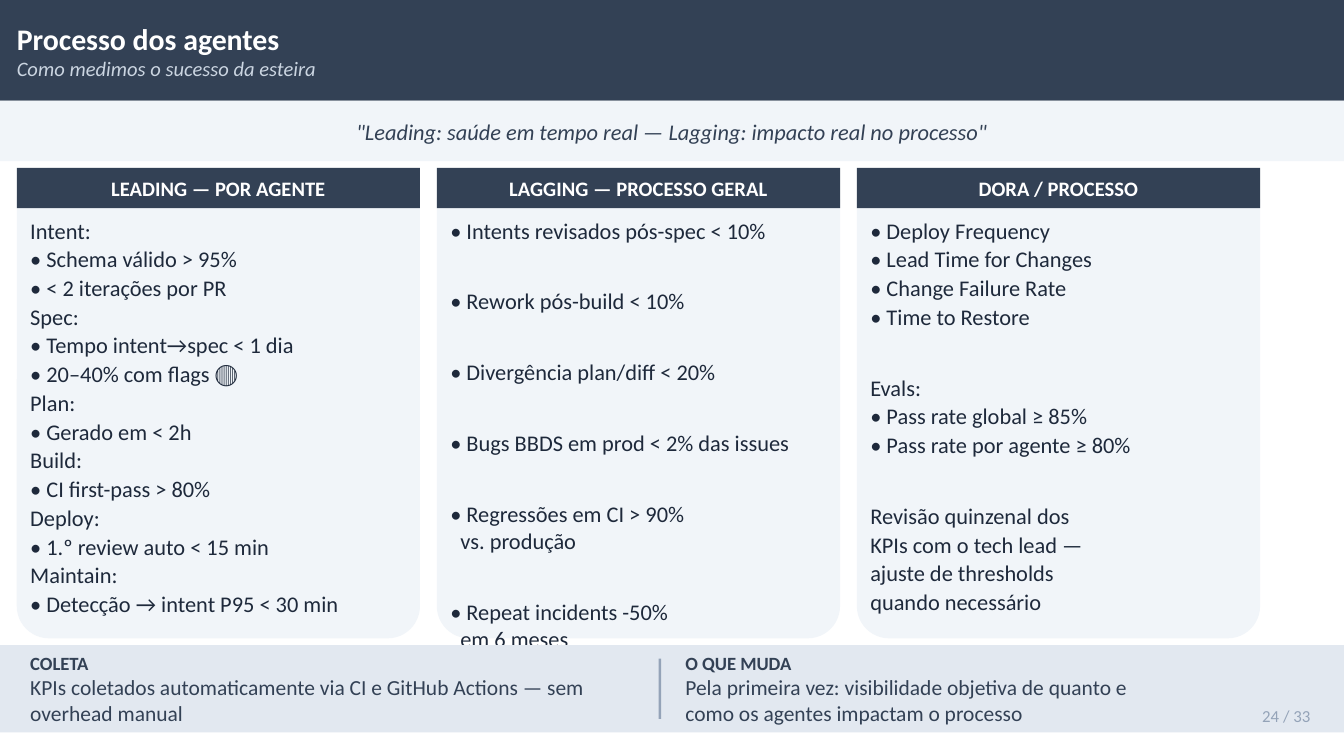
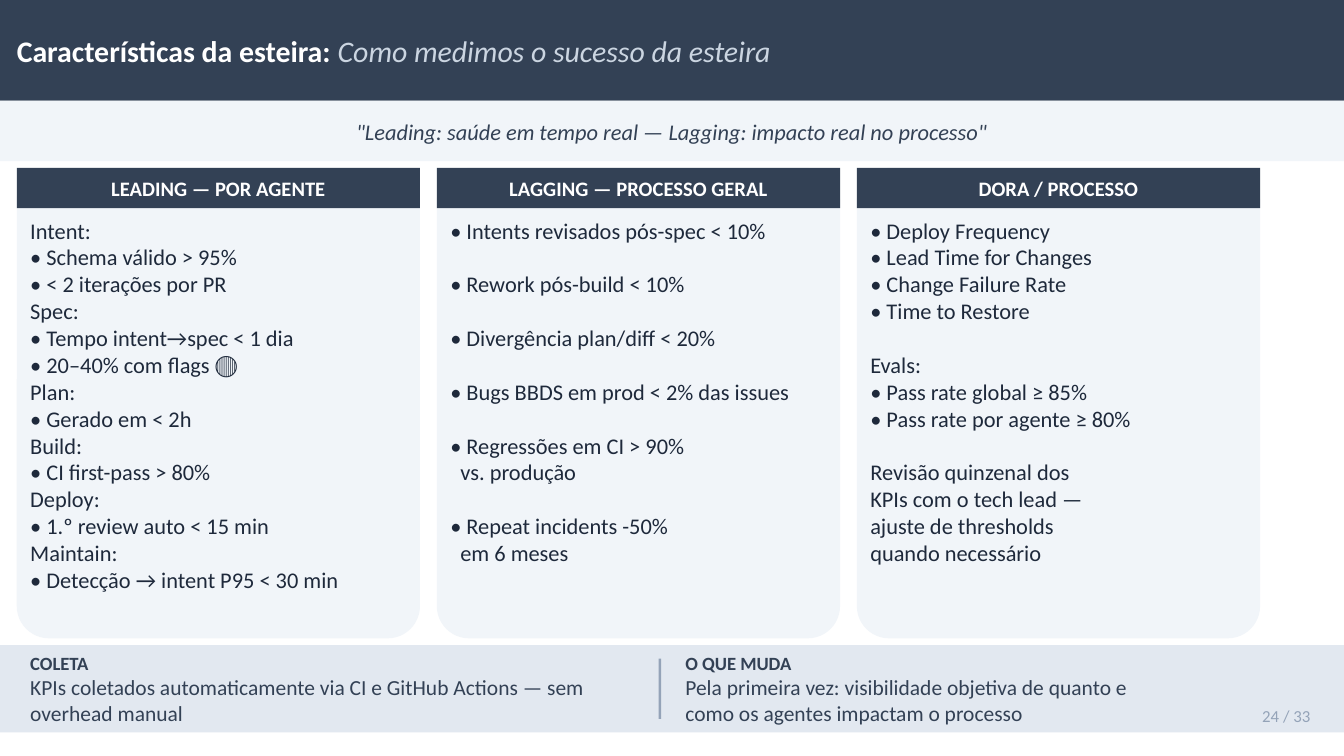
Before and after one commit to jpsslink/sdlc-agentico, a slide deck: slide 24 of esteira-agentica-pitch.pptx. Drawn at 1344x756 pixels with LibreOffice and Linux fonts; fonts in the diff are those of the drawing. Boxes give left, top, right and bottom in pixels: in the first picture for what was removed or moved away, otherwise in the second. Text is boxed around its words. In the diff, an @@ line names an element or a change of style, - is before the commit and + after.

Commit message:
ajustes no pptx

```diff
--- a/esteira-agentica-pitch.pptx
+++ b/esteira-agentica-pitch.pptx
@@ text at [17, 41, 771, 62]: text changed; size 11 to 16 pt @@
-Processo dos agentes
-Como medimos o sucesso da esteira
+Características da esteira: Como medimos o sucesso da esteira
@@ text at [30, 249, 338, 592]: less space between paragraphs @@
@@ text at [870, 249, 1131, 565]: less space between paragraphs @@
@@ text at [466, 276, 789, 538]: less space between paragraphs @@
```
Also in this commit, not shown: 30 other slides changed, 1 other file.
